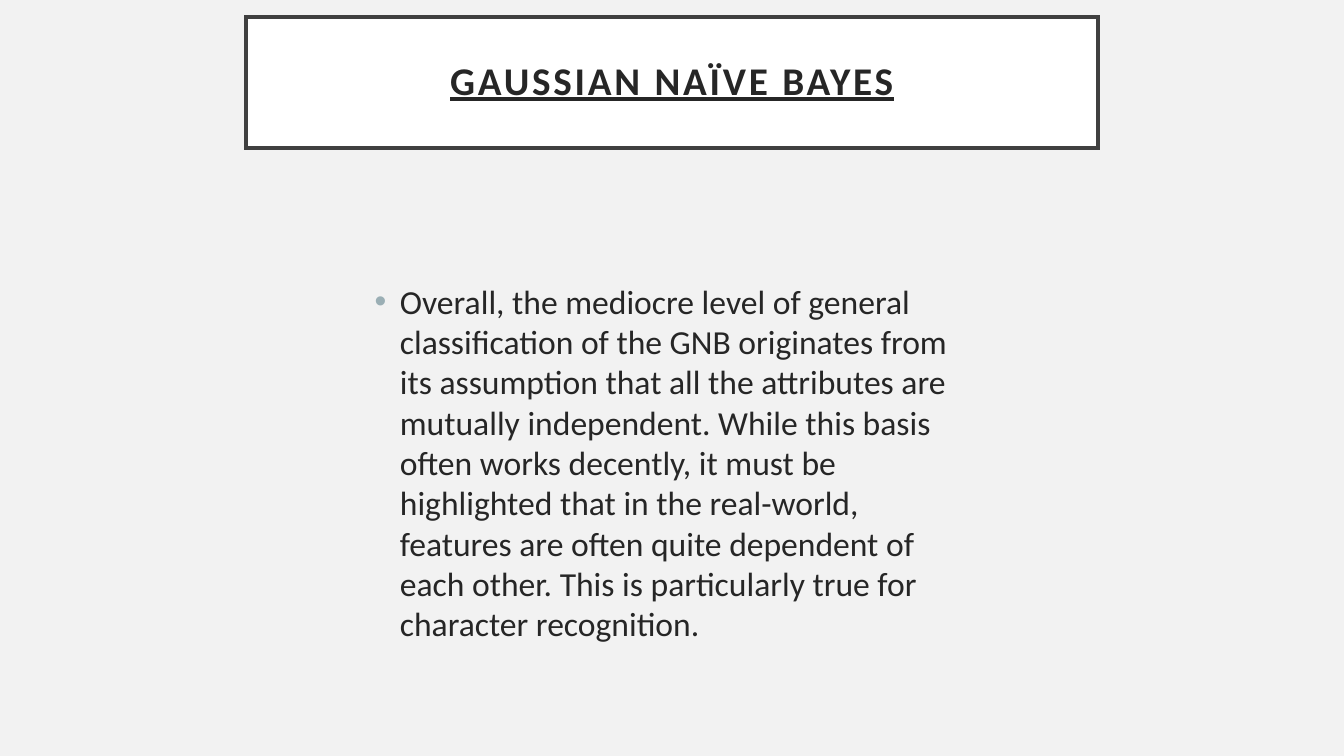
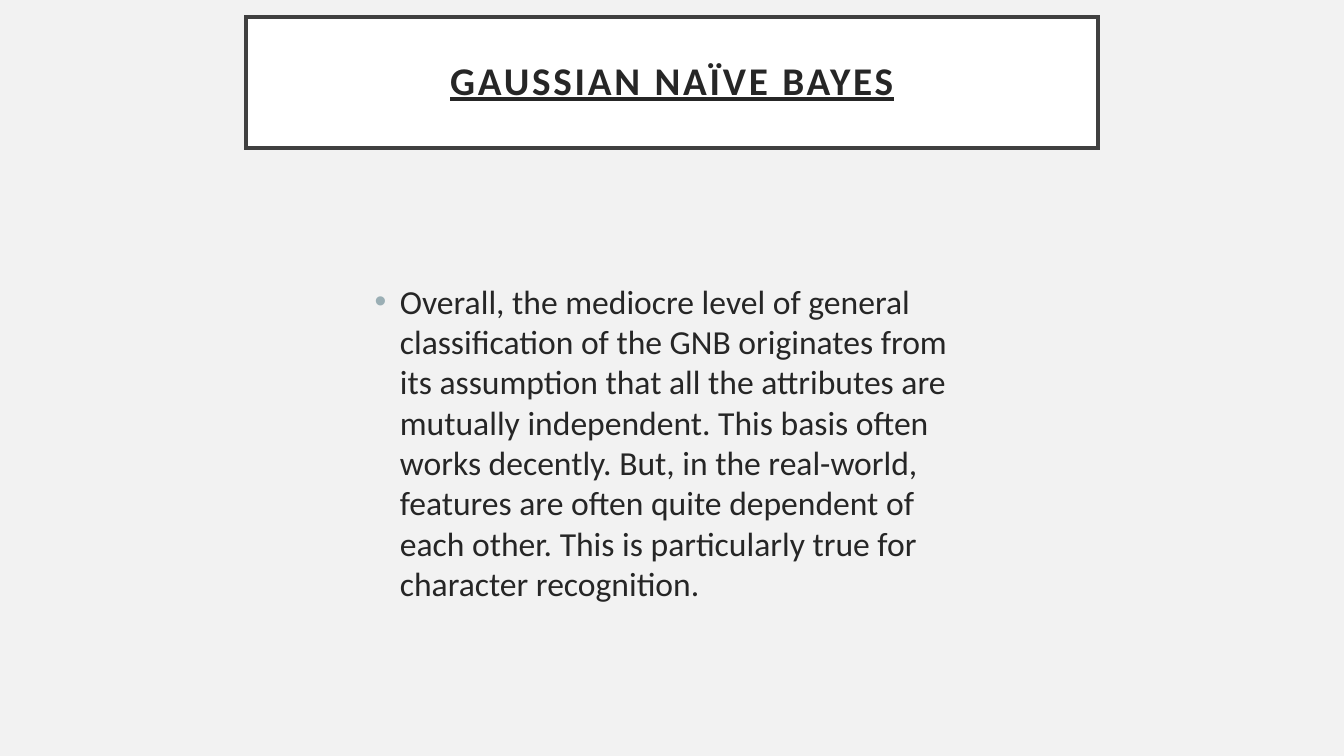
Before and after one commit to patnunes/COMP472, a slide deck: slide 6 of Result_Analysis.pptx. Drawn at 1344x756 pixels with LibreOffice and Linux fonts; fonts in the diff are those of the drawing. Boxes give left, top, right and bottom in pixels: in the first picture for what was removed or moved away, otherwise in the second. Text is boxed around its words. In the diff, an @@ line names an element or a change of style, - is before the commit and + after.

```diff
--- a/Result_Analysis.pptx
+++ b/Result_Analysis.pptx
@@ text at bbox=[400, 290, 947, 602]: text changed @@
-• Overall, the mediocre level of general classification of the GNB originates from its assumption that all the attributes are mutually independent. While this basis often works decently, it must be highlighted that in the real-world, features are often quite dependent of each other. This is particularly true for character recognition.
+• Overall, the mediocre level of general classification of the GNB originates from its assumption that all the attributes are mutually independent. This basis often works decently. But, in the real-world, features are often quite dependent of each other. This is particularly true for character recognition.
```
Also in this commit, not shown: 14 other slides changed.
